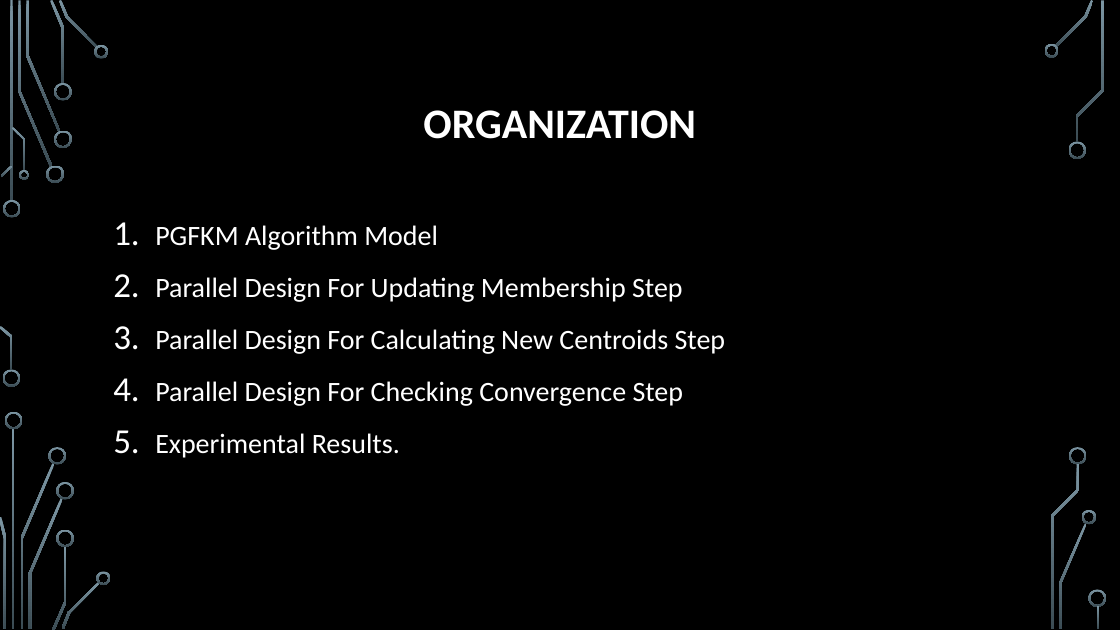
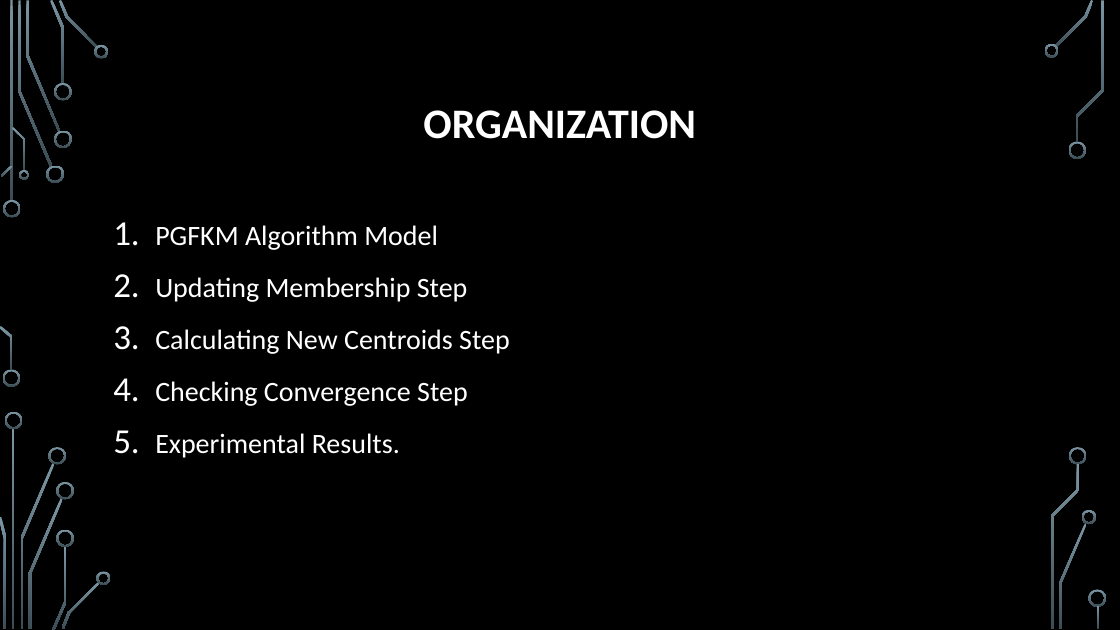
Before and after one commit to trungvdhp/master-ntou, a slide deck: slide 4 of ImageProcessing/Speeding up GFKM.pptx. Drawn at 1120x630 pixels with LibreOffice and Linux fonts; fonts in the diff are those of the drawing; background and template pictures are left out. Boxes give left, top, right and bottom in pixels: in the first picture for what was removed or moved away, otherwise in the second. Text is boxed around its words. In the diff, an @@ line names an element or a change of style, - is before the commit and + after.

```diff
--- a/ImageProcessing/Speeding up GFKM.pptx
+++ b/ImageProcessing/Speeding up GFKM.pptx
@@ text at [155,277,510,406]: text changed @@
-2. Parallel Design For Updating Membership Step
-3. Parallel Design For Calculating New Centroids Step
-4. Parallel Design For Checking Convergence Step
+2. Updating Membership Step
+3. Calculating New Centroids Step
+4. Checking Convergence Step
```
Also in this commit, not shown: 1 other slide changed, 4 slides added, 1 other file.
